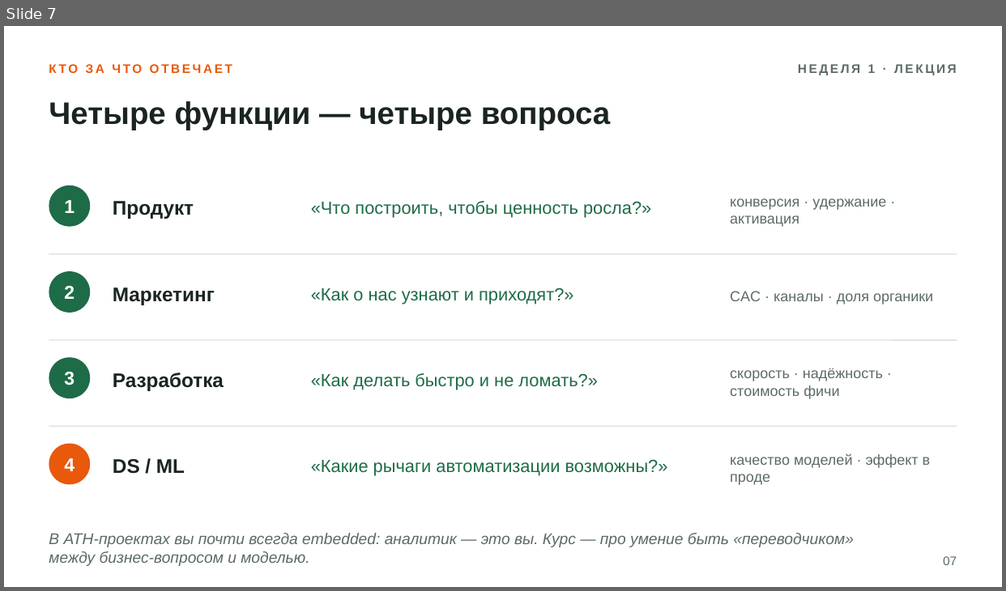
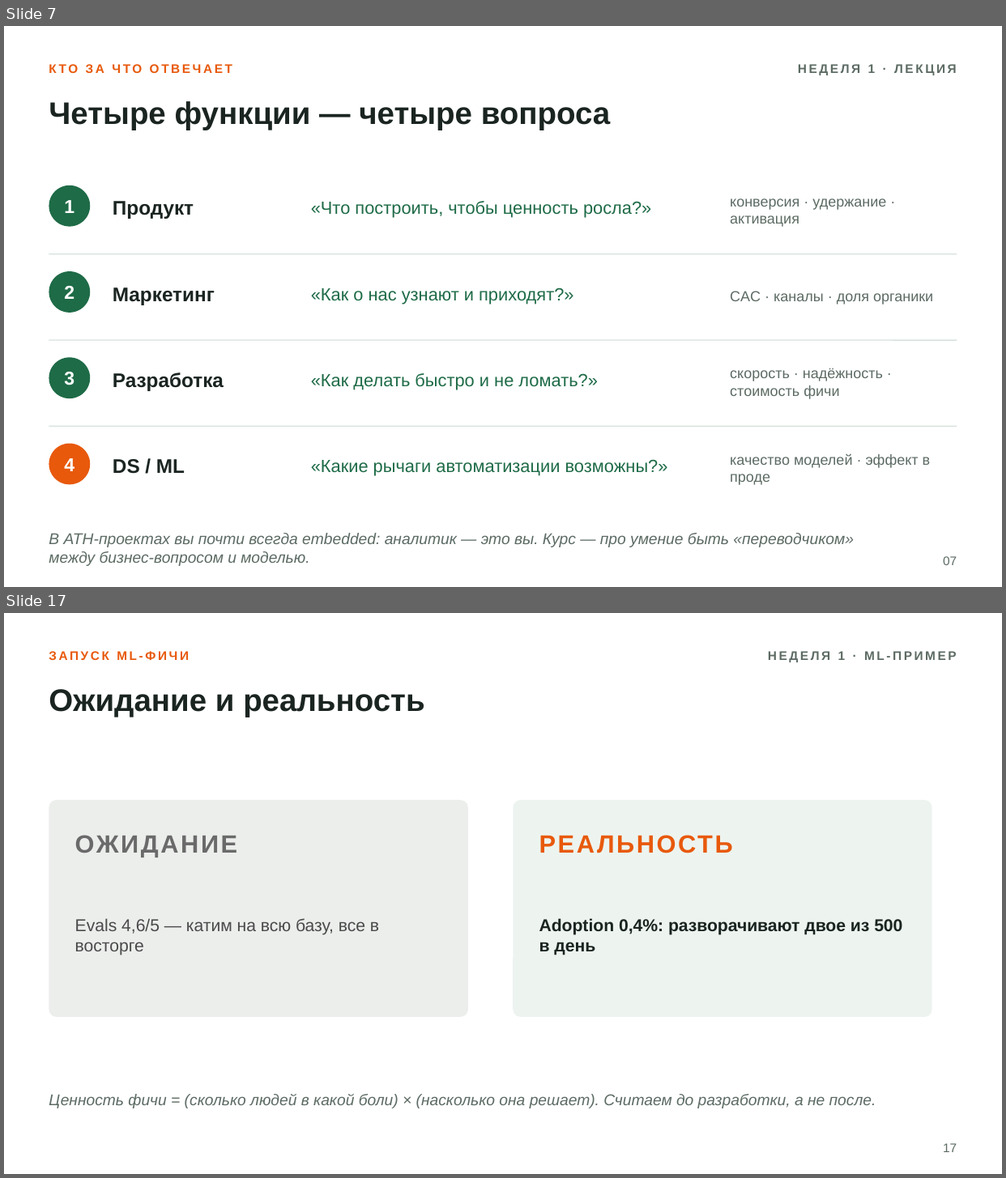
Before and after one commit to gavnukkk97/itmo-product-analytics, a slide deck: неделя-01/лекция-01.pptx. Shown one above the other, each under a label of ours: slide 7 before the commit, slides 7 and 17 after it; the slides between them are not shown. The pictures are 1006x591 and 1006x1178 pixels, drawn with LibreOffice and Linux fonts; fonts in the diff are those of the drawing. Boxes give left, top, right and bottom in pixels: in the first picture for what was removed or moved away, otherwise in the second. Text is boxed around its words. In the diff, an @@ line names an element or a change of style, - is before the commit and + after.

```diff
--- a/неделя-01/лекция-01.pptx
+++ b/неделя-01/лекция-01.pptx
@@ slide 17 added at (x1=4, y1=613, x2=1002, y2=1174), background #FFFFFF @@
@@ text added at (x1=49, y1=651, x2=189, y2=660), 12 pt, text #E8590C, bold @@
+ЗАПУСК ML-ФИЧИ
@@ text added at (x1=768, y1=651, x2=957, y2=662), 12 pt, text #5C6B63, bold @@
+НЕДЕЛЯ 1 · ML-ПРИМЕР
@@ text added at (x1=49, y1=689, x2=424, y2=717), 30 pt, text #1A2420, bold @@
+Ожидание и реальность
@@ rounded rectangle added at (x1=49, y1=800, x2=468, y2=1017), fill #ECEEEC @@
@@ rounded rectangle added at (x1=513, y1=800, x2=932, y2=1017), fill #EDF4EF @@
@@ text added at (x1=75, y1=835, x2=238, y2=858), 24 pt, text #6A6A6A, bold @@
+ОЖИДАНИЕ
@@ text added at (x1=539, y1=835, x2=733, y2=854), 24 pt, text #E8590C, bold @@
+РЕАЛЬНОСТЬ
@@ text added at (x1=75, y1=918, x2=379, y2=956), 16.5 pt, text #4A4A4A @@
+Evals 4,6/5 — катим на всю базу, все в восторге
@@ text added at (x1=539, y1=918, x2=902, y2=956), 16.5 pt, text #1A2420, bold @@
+Adoption 0,4%: разворачивают двое из 500 в день
@@ text added at (x1=49, y1=1094, x2=876, y2=1109), 15 pt, text #5C6B63, italic @@
+Ценность фичи = (сколько людей в какой боли) × (насколько она решает). Считаем до разработки, а не после.
@@ text added at (x1=943, y1=1144, x2=957, y2=1152), 12 pt, text #5C6B63 @@
+17
```
Also in this commit, not shown: 9 slides changed, 2 other slides added, 2 other files.
